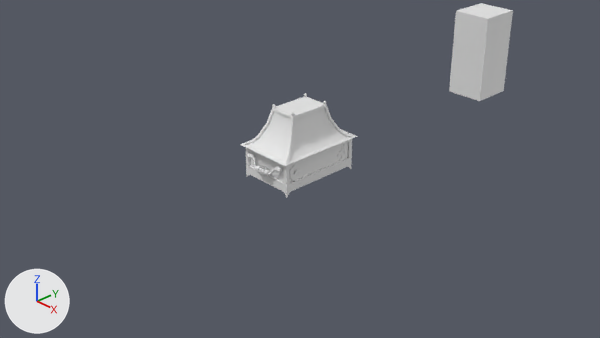
Renders of the Blender file Data/Blender/Shaina/Chest.blend from each side of a commit.
One viewpoint serves both versions: the file's camera 'Camera'. The axes (+X, +Y, +Z) are drawn at lower left. The lights are the same throughout.

Before the edit, the objects in view are built like this:
```python
me_cube_001 = bpy.data.meshes.new('Cube.001')
me_cube_001.from_pydata(...)  # a box spanning x -1.0..1.0, y -1.0..1.0, z 0.0..2.0
me_cube_002 = bpy.data.meshes.new('Cube.002')
me_cube_002.from_pydata(...)  # 48 vertices, 42 faces; spans x -0.4..0.4, y -0.6..0.6, z 0.0..0.35
me_cube_003 = bpy.data.meshes.new('Cube.003')
me_cube_003.from_pydata(...)  # 120 vertices, 134 faces; spans x -0.441..0.441, y -0.662..0.662, z -0.009..0.522
me_cube_003.polygons.foreach_set('use_smooth', [True] * 134)
me_cube_007 = bpy.data.meshes.new('Cube.007')
me_cube_007.from_pydata(...)  # 32 vertices, 25 faces; spans x 0.0..0.4, y 0.0..0.6, z -0.132..0.0
ob_cube = bpy.data.objects.new('Cube', me_cube_001)
ob_cube.location = (0.0, 4.0, 0.0)
ob_cube.scale = (0.303, 0.332, 0.675)
ob_cube_001 = bpy.data.objects.new('Cube.001', me_cube_002)
ob_cube_001.location = (0.0, 0.0, 0.0)
ob_cube_002 = bpy.data.objects.new('Cube.002', me_cube_003)
ob_cube_002.location = (0.0, 0.0, 0.35)
ob_cube_005 = bpy.data.objects.new('Cube.005', me_cube_007)
ob_cube_005.location = (0.0, 0.0, 0.0)
_m = ob_cube_005.modifiers.new('Mirror', 'MIRROR')
_m.use_axis = (True, True, False)
_m.use_clip = True
```
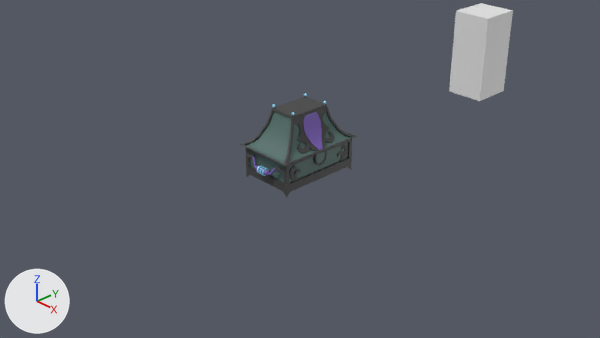
Changed parts and their boxes (x1, y1, x2, y2) in the pictures (600 x 338 px):
'Plane.008', added
    after: (294, 107, 334, 153)
    faces in mat_black (black #414141): (294, 107, 334, 153)
    faces in mat_purple (purple #7d62b9): (303, 112, 323, 150)
'Cube.005', recoloured (grey to black)
    both: (246, 161, 352, 198)
'Cube.008', added
    after: (313, 149, 327, 166)
part 1 of me_cube_002, recoloured
    both: (250, 143, 348, 182)
part 2 of me_cube_002, recoloured (grey to black)
    both: (246, 139, 352, 189)
part 3 of me_cube_003, recoloured (grey to cyan)
    both: (245, 104, 351, 164)
part 4 of me_cube_003, recoloured (white to cyan)
    both: (249, 111, 291, 161)
part 5 of me_cube_003, recoloured (white to grey)
    both: (240, 96, 357, 166)

The change, as a list of edits to the scene's bpy script:
```text
Add mat_black:
    mat_black = principled_material('black')
    mat_black.base_color = (0.0536, 0.0536, 0.0536)  # black #414141
Add mat_teal:
    mat_teal = principled_material('teal')
    mat_teal.base_color = (0.0852, 0.159, 0.142)  # dark cyan #526f69
Add mat_purple:
    mat_purple = principled_material('Purple')
    mat_purple.base_color = (0.206, 0.121, 0.488)  # purple #7d62b9
Change me_cube_002:
    where me_cube_002.from_pydata(...)  # 48 vertices, 42 faces; spans x -0.4..0.4, y -0.6..0.6, z 0.0..0.35
    used by ob_cube_001; location = (0.0, 0.0, 0.0)
    me_cube_002 part 1: all 10 faces centred in x -0.369..0.369, y -0.569..0.569, z 0.016..0.35 switch from no material to mat_teal (dark cyan #526f69)
    me_cube_002 part 2: 32 of the faces centred in x -0.4..0.4, y -0.6..0.6, z 0.025..0.325 switch from no material to mat_black (black #414141)
Change me_cube_003:
    where me_cube_003.from_pydata(...)  # 120 vertices, 134 faces; spans x -0.441..0.441, y -0.662..0.662, z -0.009..0.522
    used by ob_cube_002; location = (0.0, 0.0, 0.35)
    me_cube_003 part 3: 11 of the faces centred in x 0.0..0.377, y 0.0..0.575, z 0.009..0.507 switch from no material to mat_teal (dark cyan #526f69)
    me_cube_003 part 4: 4 of the faces centred in x 0.0, y -0.575..-0.313, z 0.014..0.373 switch from no material to mat_teal (dark cyan #526f69)
    me_cube_003 part 5: 115 of the faces centred in x -0.429..0.429, y -0.648..0.648, z 0.002..0.507 switch from no material to mat_black (black #414141)
Change me_cube_007:
    where me_cube_007.from_pydata(...)  # 32 vertices, 25 faces; spans x 0.0..0.4, y 0.0..0.6, z -0.132..0.0
    add me_cube_007.materials.append(mat_black)  # black #414141
Add me_plane_008:
    me_plane_008.from_pydata(...)  # 146 vertices, 129 faces; spans x -1.03..0.65, y -1.14..0.0, z -1.02..-0.25
    me_plane_008.polygons.foreach_set('use_smooth', [True] * 129)
    # faces by material slot: [28, 101]
    me_plane_008.materials.append(mat_purple)  # purple #7d62b9
    me_plane_008.materials.append(mat_black)  # black #414141
Add me_cube_010:
    me_cube_010.from_pydata(...)  # 38 vertices, 31 faces; spans x -1.0..1.0, y -1.0..1.0, z -1.0..1.0
    me_cube_010.polygons.foreach_set('use_smooth', [True] * 31)
    # faces by material slot: [1, 30]
    me_cube_010.materials.append(mat_teal)  # dark cyan #526f69
    me_cube_010.materials.append(mat_black)  # black #414141
Add ob_plane_008:
    ob_plane_008 = bpy.data.objects.new('Plane.008', me_plane_008)
    ob_plane_008.location = (0.476, 0.0, 0.534)
    ob_plane_008.rotation_euler = (0.0, 1.571, 0.0)  # degrees (0, 90, 0)
    ob_plane_008.scale = (0.284, 0.284, 0.284)
    _m = ob_plane_008.modifiers.new('Mirror', 'MIRROR')
    _m.use_axis = (False, True, False)
    _m.use_clip = True
Add ob_cube_008:
    ob_cube_008 = bpy.data.objects.new('Cube.008', me_cube_010)
    ob_cube_008.location = (0.391, 0.0, 0.242)
    ob_cube_008.scale = (0.0241, 0.105, 0.105)
```
